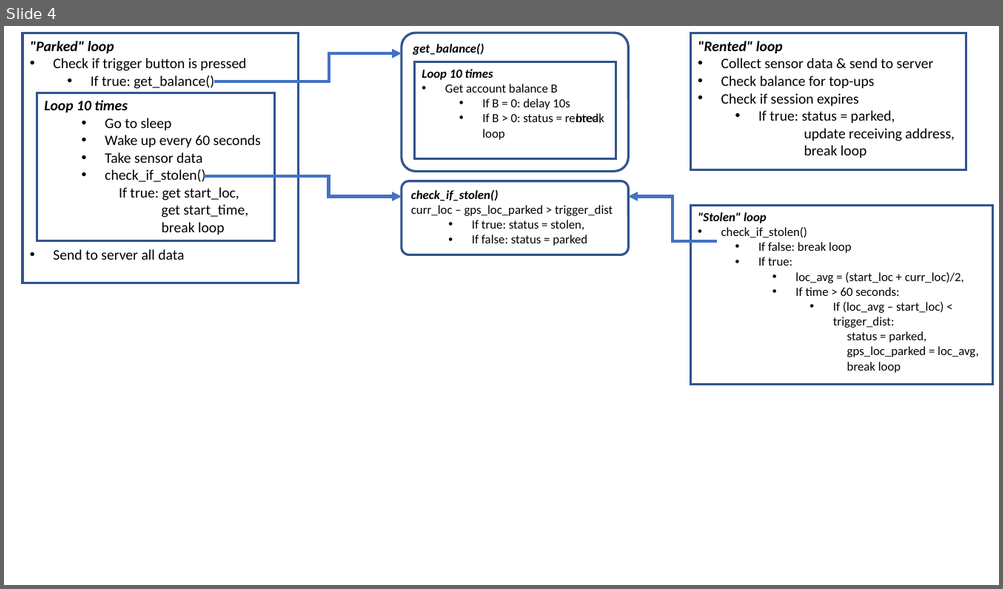
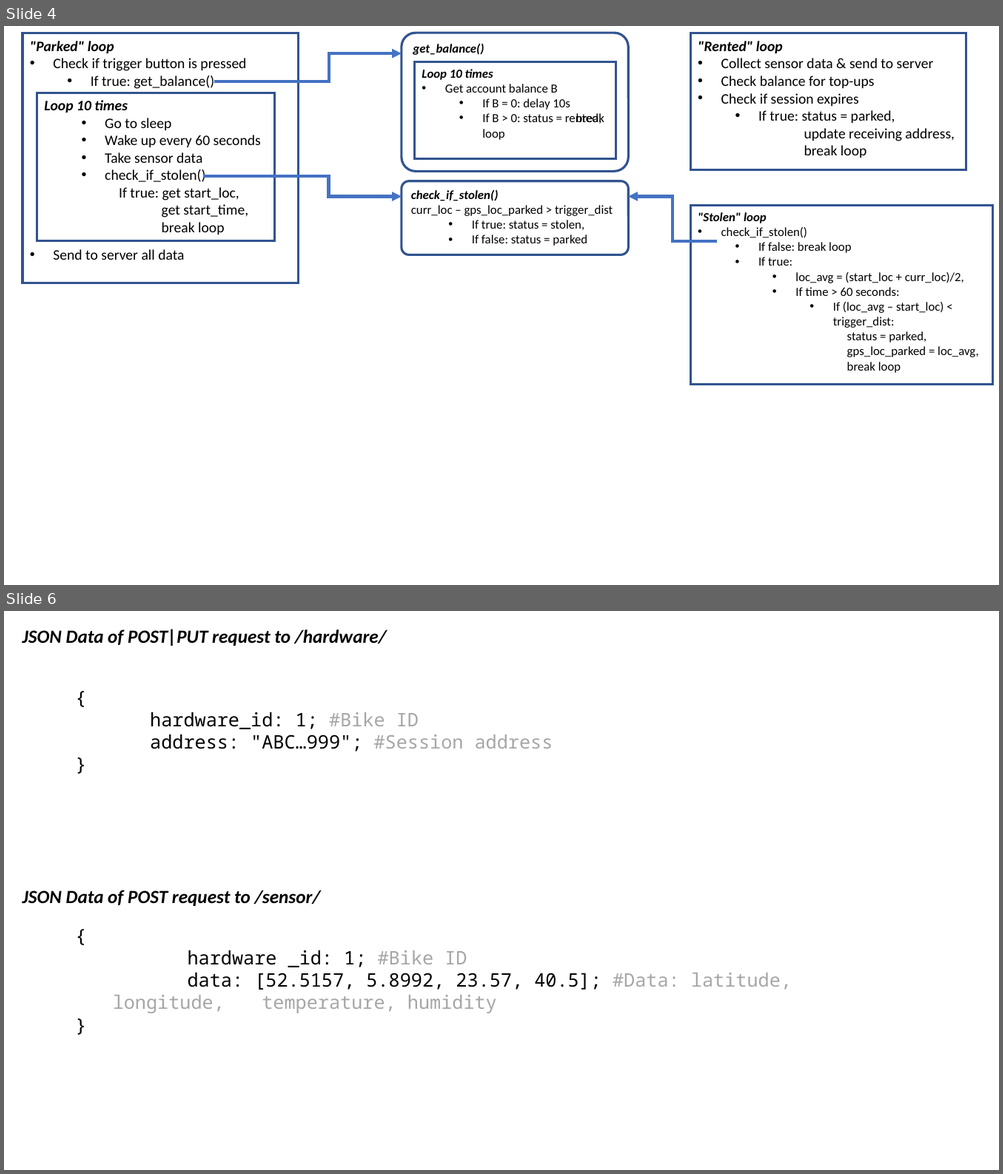
Before and after one commit to yenthusiastic/arp_b, a slide deck: misc/Concept.pptx. Shown one above the other, each under a label of ours: slide 4 before the commit, slides 4 and 6 after it; the slides between them are not shown. The pictures are 1003x589 and 1003x1174 pixels, drawn with LibreOffice and Linux fonts; fonts in the diff are those of the drawing. Boxes give left, top, right and bottom in pixels: in the first picture for what was removed or moved away, otherwise in the second. Text is boxed around its words. In the diff, an @@ line names an element or a change of style, - is before the commit and + after.

```diff
--- a/misc/Concept.pptx
+++ b/misc/Concept.pptx
@@ slide 6 added at box(4, 611, 999, 1170), background #FFFFFF @@
@@ text added at box(22, 629, 387, 646), 18 pt, text #000000, bold, italic @@
+JSON Data of POST|PUT request to /hardware/
@@ text added at box(150, 712, 553, 752), 18 pt, text #000000 @@
+{
+hardware_id: 1; #Bike ID
+address: "ABC…999"; #Session address
+}
@@ text added at box(22, 890, 321, 906), 18 pt, text #000000, bold, italic @@
+JSON Data of POST request to /sensor/
@@ text added at box(113, 951, 791, 1014), 18 pt, text #A6A6A6 @@
+{
+  hardware _id: 1; #Bike ID
+  data: [52.5157, 5.8992, 23.57, 40.5]; #Data: latitude, longitude, temperature, humidity
+}
```
Also in this commit, not shown: 2 slides changed, 1 other slide added, 1 other file.
